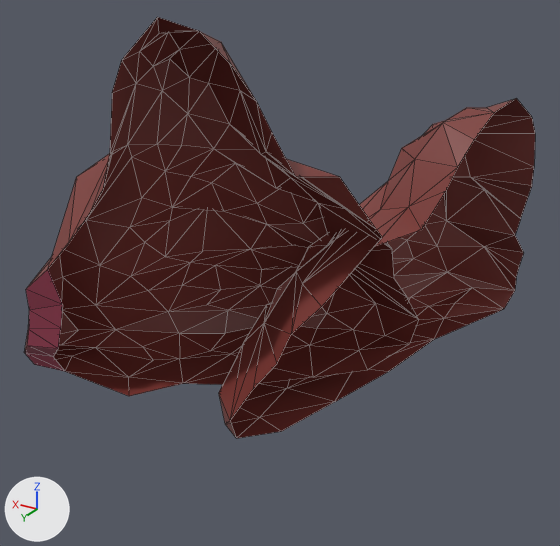
The glTF model src/assets/models/mountainShape1.glb, before and after one commit.
Both versions are drawn from a 50 mm camera at (-216.0, 358.0, 189.0) aimed at (-46.0, 73.0, 47.0). The axes (+X, +Y, +Z) are drawn at lower left. The lights are the same throughout. Mesh edges are drawn as thin lines. Where no turn or scale is listed for an object, it has been applied to the vertices. Vertices at the same position are counted once.

Objects in the first picture: 'mountainShape1', 'mountainShape2'.
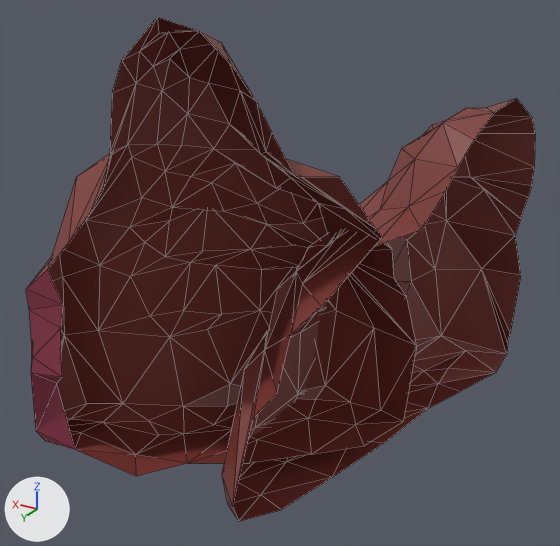
Changed parts and their boxes [x1, y1, x2, y2] in the pictures (560 x 546 px; the box of a moved part takes in the faces that stretch with it):
'mountainShape2', reshaped (21% taller): before [24, 17, 418, 396]; after [26, 17, 417, 476]
'mountainShape1', reshaped (24% taller): before [219, 98, 535, 438]; after [222, 98, 535, 521]
part 1 of me_cube, moved or reshaped: before [219, 272, 515, 438]; after [222, 336, 506, 521]
part 2 of me_cube, moved or reshaped: before [219, 221, 524, 420]; after [222, 221, 521, 506]
part 3 of me_cube_001, moved or reshaped: before [25, 311, 409, 396]; after [36, 384, 403, 476]
part 4 of me_cube_001, moved or reshaped: before [24, 262, 418, 371]; after [30, 262, 417, 449]

The change in detail:
me_cube has 122 vertices, 212 faces and spans x -73.0..19.0, y -104.0..103.0, z -8.0..120.0.
me_cube is used by ob_mountainshape1; location (-65.4, 51.2, 7.6).
me_cube part 1: all 43 vertices in x -62.0..19.0, y -104.0..103.0, z -8.0..18.0 are moved by (0.0, 0.0, -41.0).
me_cube part 2: all 18 vertices in x -64.0..15.0, y -92.0..94.0, z 21.0..34.0 are moved by (0.0, 0.0, -13.0).
me_cube_001 has 134 vertices, 236 faces and spans x -25.3..5.6, y -1.6..1.3, z -2.6..52.4.
me_cube_001 is used by ob_mountainshape2; location (-30.6, 89.7, 20.6); rotation (0.0, -3.142, -0.802), in degrees (0, -180, -46); scale (-2.8, -58.5, -2.8).
me_cube_001 part 3: all 33 vertices in x -13.9..5.6, y -1.6..1.2, z -2.6..1.8 are moved by (0.0, 0.0, -14.5).
me_cube_001 part 4: all 17 vertices in x -14.3..4.4, y -1.5..1.3, z 1.9..8.1 are moved by (0.0, 0.0, -4.7).
